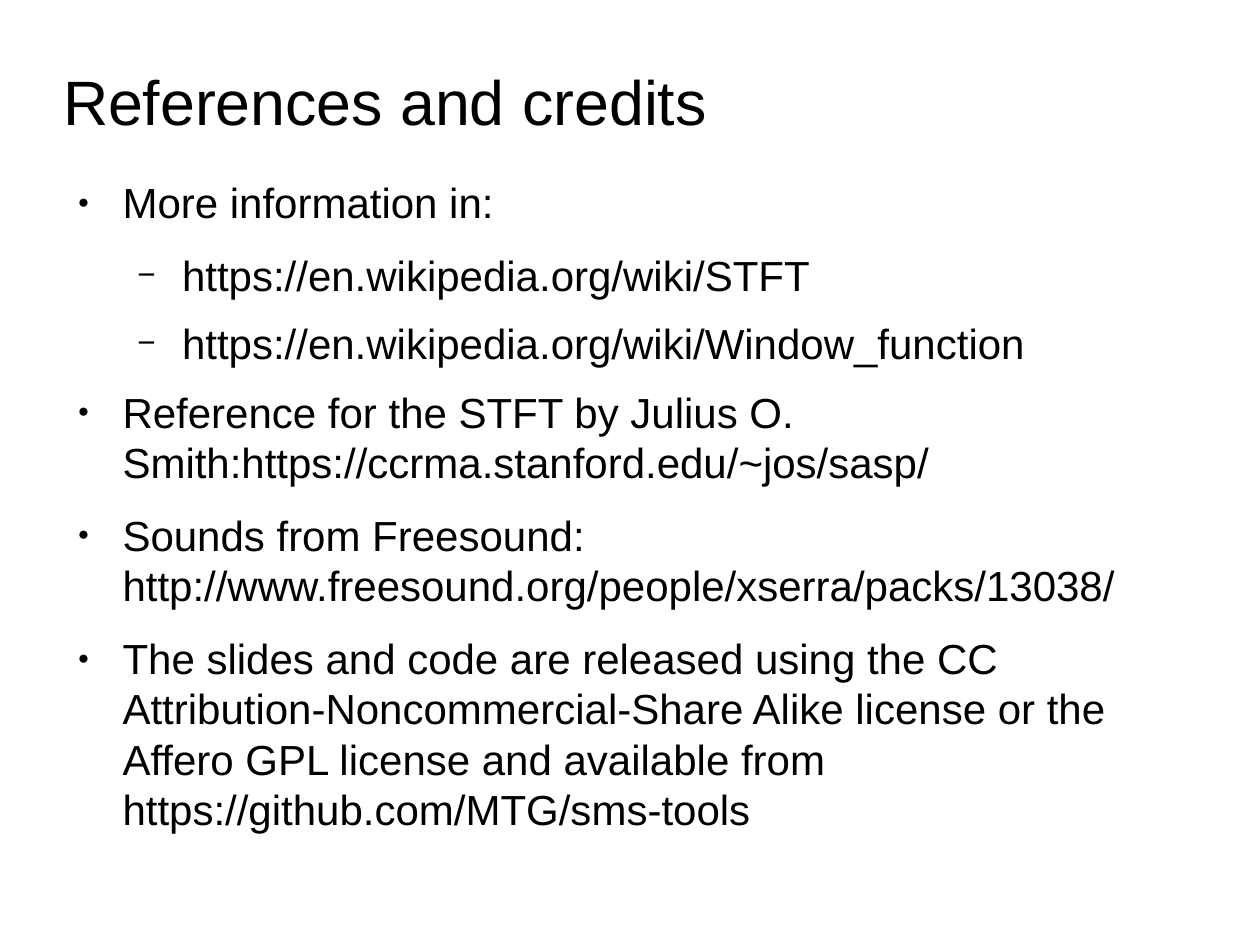
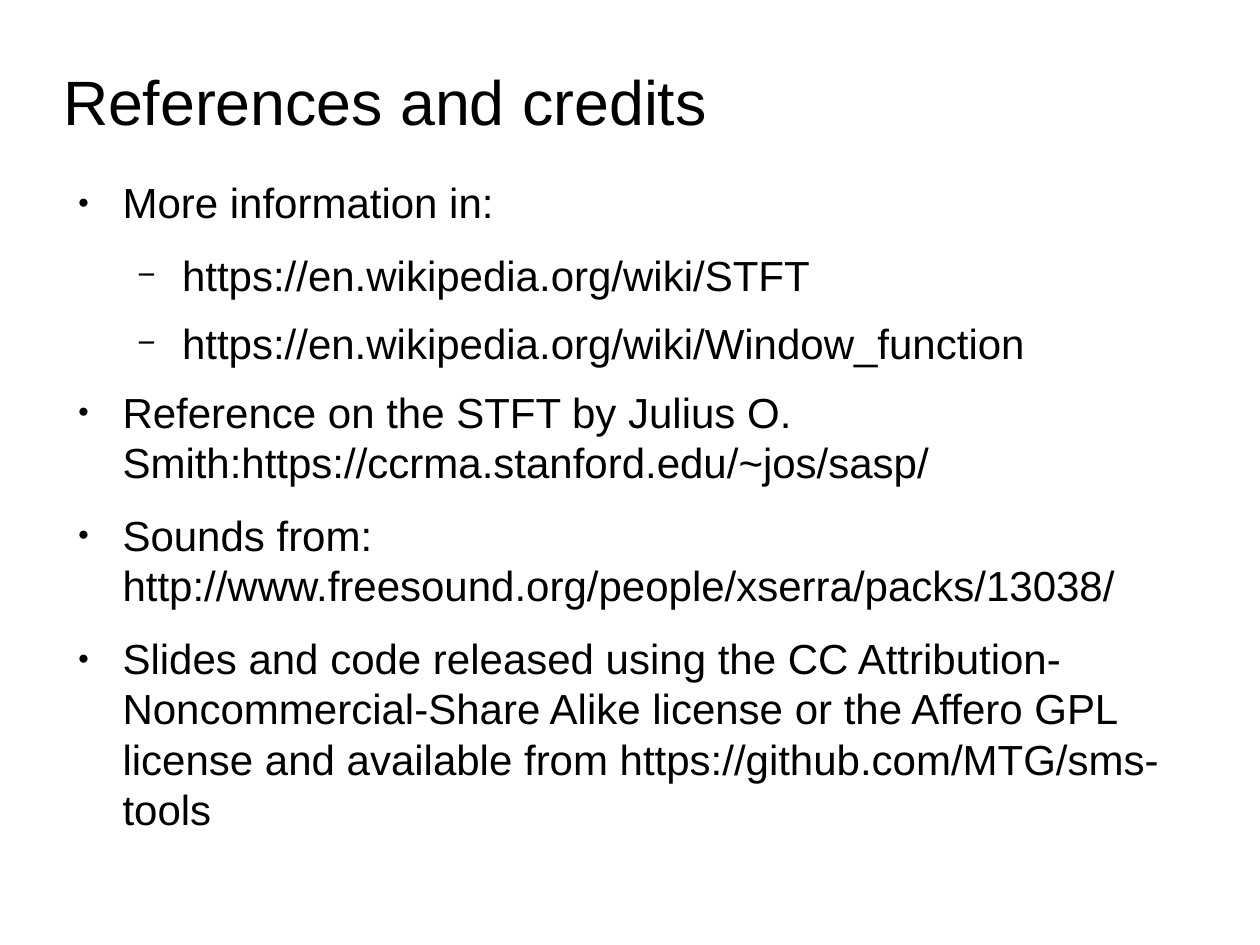
Before and after one commit to MTG/sms-tools, a slide deck: slide 15 of lectures/4-STFT/STFT-1.odp. Drawn at 1260x945 pixels with LibreOffice and Linux fonts; fonts in the diff are those of the drawing. Boxes give left, top, right and bottom in pixels: in the first picture for what was removed or moved away, otherwise in the second. Text is boxed around its words. In the diff, an @@ line names an element or a change of style, - is before the commit and + after.

```diff
--- a/lectures/4-STFT/STFT-1.odp
+++ b/lectures/4-STFT/STFT-1.odp
@@ text at box(123, 397, 1159, 826): text changed @@
-● Reference for the STFT by Julius O. Smith:https://ccrma.stanford.edu/~jos/sasp/
-● Sounds from Freesound: http://www.freesound.org/people/xserra/packs/13038/
-● The slides and code are released using the CC Attribution-Noncommercial-Share Alike license or the Affero GPL license and available from https://github.com/MTG/sms-tools
+● Reference on the STFT by Julius O. Smith:https://ccrma.stanford.edu/~jos/sasp/
+● Sounds from: http://www.freesound.org/people/xserra/packs/13038/
+● Slides and code released using the CC Attribution-Noncommercial-Share Alike license or the Affero GPL license and available from https://github.com/MTG/sms-tools
```
Also in this commit, not shown: 2 other slides changed, 13 other files.
